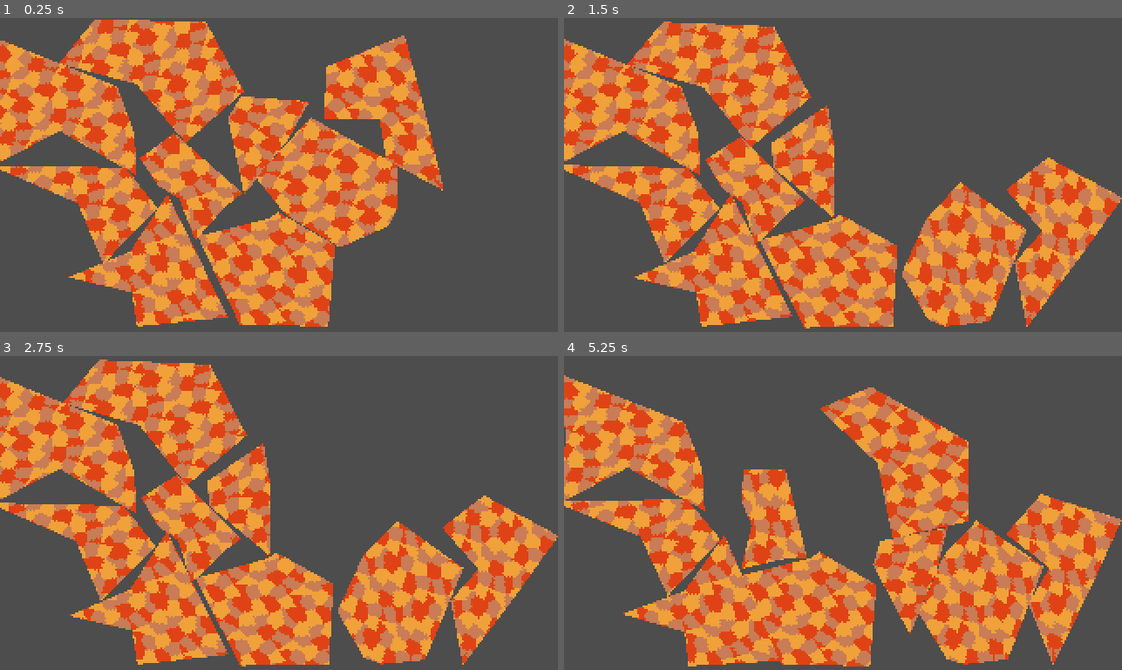
Above: before the commit, frames 1-4 (two rows, left to right).
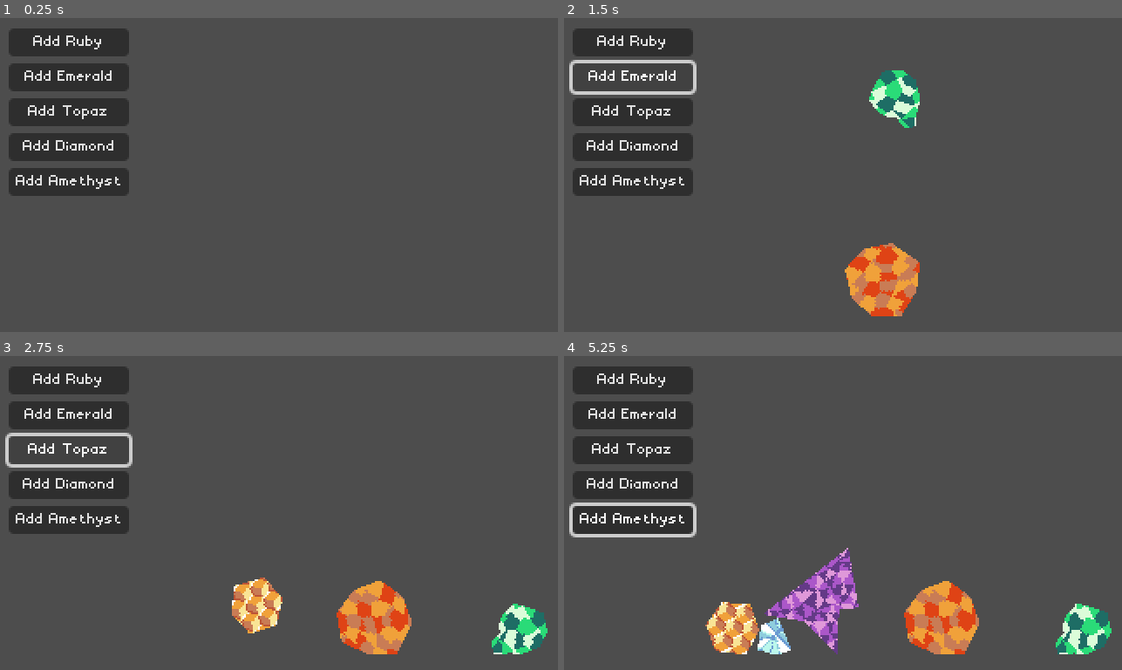
Above: after the commit, the same moments.

Repository: Ninesliced/ludumdare-57
Game: Godot game, scene res://scenes/cooking/cooking_interface.tscn
The game is run twice, just before and just after one commit, with the same random seed, the same clock (stepped at 60 frames per second) and the same inputs. This scene is started directly instead of the project's main scene. The engine's default icon, where the game draws it, is replaced by a stand-in: a white triangle on a blue panel in a dark square.
Inputs (mouse positions are in pixels of both pictures, inside the frame that each line leads up to):
- Up to frame 1 (0.25 s): no input
- Up to frame 2 (1.5 s): click (630, 43) at 0.5 s, where only the run after the commit has a clickable "Add Ruby"; click (630, 77) at 1.25 s, where only the run after the commit has a clickable "Add Emerald"
- Up to frame 3 (2.75 s): click (66, 450) at 2 s, where only the run after the commit has a clickable "Add Topaz"
- Up to frame 4 (5.25 s): click (630, 484) at 2.75 s, where only the run after the commit has a clickable "Add Diamond"; click (630, 519) at 3.5 s, where only the run after the commit has a clickable "Add Amethyst"; drag from (714, 403) to (898, 443) at 4.27 s; drag from (843, 575) to (815, 575) at 5.02 s

The runs differ from the first frame. In frame 1, 48% of the frame differs, in the area x 0-80%, y 0-99%; in frame 2, 49%; in frame 3, 48%; in frame 4, 50%, in the area x 0-100%, y 3-99%.

Commit message:
Adding different minerals

Diff:
--- /dev/null
+++ b/assets/theme.tres
@@ -0,0 +1,7 @@
+[gd_resource type="Theme" load_steps=2 format=3 uid="uid://dwpcpa2uaps5o"]
+
+[ext_resource type="FontFile" uid="uid://mfhr8m3o8pcp" path="res://assets/fonts/Varnished.ttf" id="1_5x3i2"]
+
+[resource]
+default_font = ExtResource("1_5x3i2")
+default_font_size = 8
--- a/project.godot
+++ b/project.godot
@@ -31,8 +31,8 @@
 
 [global_group]
 
+ingredient=""
 player=""
-ingredient=""
 
 [input]
 
@@ -94,10 +94,6 @@
 2d_physics/layer_2="Burrowable"
 2d_physics/layer_5="Player"
 
-[physics]
-
-2d/solver/solver_iterations=32
-
 [rendering]
 
 textures/canvas_textures/default_texture_filter=0
--- a/scenes/cooking/cooking_interface.gd
+++ b/scenes/cooking/cooking_interface.gd
@@ -2,6 +2,8 @@
 class_name CookingInterface
 
 @onready var mouse_pin = $MouseAttractor
+
+var ingredient_prefab: PackedScene = preload("res://scenes/cooking/ingredient.tscn")
 
 # Called when the node enters the scene tree for the first time.
 func _ready():
@@ -22,3 +24,30 @@
 # Called every frame. 'delta' is the elapsed time since the previous frame.
 func _process(delta):
 	pass
+
+
+func add_ingredient(mineral_type: Ingredient.MineralType):
+	var ingredient: Ingredient = ingredient_prefab.instantiate()
+	ingredient.global_transform.origin = $IngredientSpawnLoc.global_position
+
+	add_child(ingredient)
+
+	ingredient.generate_type(mineral_type)
+	_connect_ingredient(ingredient)
+
+
+
+func _on_add_ruby_pressed():
+	add_ingredient(Ingredient.MineralType.RUBY)
+
+func _on_add_emerald_pressed():
+	add_ingredient(Ingredient.MineralType.EMERALD)
+
+func _on_add_topaz_pressed():
+	add_ingredient(Ingredient.MineralType.TOPAZ)
+
+func _on_add_diamond_pressed():
+	add_ingredient(Ingredient.MineralType.DIAMOND)
+
+func _on_add_amethyst_pressed():
+	add_ingredient(Ingredient.MineralType.AMETHYST)
--- a/scenes/cooking/cooking_interface.tscn
+++ b/scenes/cooking/cooking_interface.tscn
@@ -1,26 +1,31 @@
 [gd_scene load_steps=6 format=3 uid="uid://dx003ew6fg7xm"]
 
-[ext_resource type="PackedScene" uid="uid://bm14q84sjqj0r" path="res://scenes/cooking/ingredient.tscn" id="1_6bwup"]
 [ext_resource type="PackedScene" uid="uid://82om1usnpvey" path="res://scenes/cooking/mouse_attractor.tscn" id="1_rtpj6"]
 [ext_resource type="Script" uid="uid://fu6rqmskchs3" path="res://scenes/cooking/cooking_interface.gd" id="1_vpk3n"]
+[ext_resource type="Theme" uid="uid://dwpcpa2uaps5o" path="res://assets/theme.tres" id="3_vpk3n"]
 
 [sub_resource type="PhysicsMaterial" id="PhysicsMaterial_6bwup"]
 friction = 0.85
 
 [sub_resource type="WorldBoundaryShape2D" id="WorldBoundaryShape2D_vpk3n"]
+distance = 5.99991
 
 [node name="CookingInterface" type="Node2D"]
 script = ExtResource("1_vpk3n")
+
+[node name="IngredientSpawnLoc" type="Marker2D" parent="."]
+position = Vector2(193, 32)
 
 [node name="MouseAttractor" parent="." instance=ExtResource("1_rtpj6")]
 
 [node name="Walls" type="Node2D" parent="."]
 
 [node name="StaticBody2D" type="StaticBody2D" parent="Walls"]
+position = Vector2(161, 176)
 physics_material_override = SubResource("PhysicsMaterial_6bwup")
 
 [node name="CollisionShape2D" type="CollisionShape2D" parent="Walls/StaticBody2D"]
-position = Vector2(160, 177)
+position = Vector2(1, 1)
 shape = SubResource("WorldBoundaryShape2D_vpk3n")
 
 [node name="StaticBody2D4" type="StaticBody2D" parent="Walls"]
@@ -33,7 +38,7 @@
 shape = SubResource("WorldBoundaryShape2D_vpk3n")
 
 [node name="StaticBody2D2" type="StaticBody2D" parent="Walls"]
-position = Vector2(-6, 96)
+position = Vector2(76, 80)
 rotation = 1.57079
 physics_material_override = SubResource("PhysicsMaterial_6bwup")
 
@@ -51,29 +56,41 @@
 rotation = -3.14159
 shape = SubResource("WorldBoundaryShape2D_vpk3n")
 
-[node name="Ingredient" parent="." instance=ExtResource("1_6bwup")]
-position = Vector2(92, 36)
+[node name="VBoxContainer" type="VBoxContainer" parent="."]
+offset_left = 5.0
+offset_top = 6.0
+offset_right = 74.0
+offset_bottom = 102.0
 
-[node name="Ingredient3" parent="." instance=ExtResource("1_6bwup")]
-position = Vector2(161, 121)
+[node name="AddRuby" type="Button" parent="VBoxContainer"]
+layout_mode = 2
+theme = ExtResource("3_vpk3n")
+text = "Add Ruby
+"
 
-[node name="Ingredient4" parent="." instance=ExtResource("1_6bwup")]
-position = Vector2(42, 28)
+[node name="AddEmerald" type="Button" parent="VBoxContainer"]
+layout_mode = 2
+theme = ExtResource("3_vpk3n")
+text = "Add Emerald"
 
-[node name="Ingredient5" parent="." instance=ExtResource("1_6bwup")]
-position = Vector2(142, 51)
+[node name="AddTopaz" type="Button" parent="VBoxContainer"]
+layout_mode = 2
+theme = ExtResource("3_vpk3n")
+text = "Add Topaz"
 
-[node name="Ingredient6" parent="." instance=ExtResource("1_6bwup")]
-position = Vector2(95, 123)
+[node name="AddDiamond" type="Button" parent="VBoxContainer"]
+layout_mode = 2
+theme = ExtResource("3_vpk3n")
+text = "Add Diamond
+"
 
-[node name="Ingredient7" parent="." instance=ExtResource("1_6bwup")]
-position = Vector2(173, 77)
+[node name="AddAmethyst" type="Button" parent="VBoxContainer"]
+layout_mode = 2
+theme = ExtResource("3_vpk3n")
+text = "Add Amethyst"
 
-[node name="Ingredient8" parent="." instance=ExtResource("1_6bwup")]
-position = Vector2(49, 63)
-
-[node name="Ingredient9" parent="." instance=ExtResource("1_6bwup")]
-position = Vector2(106, 78)
-
-[node name="Ingredient2" parent="." instance=ExtResource("1_6bwup")]
-position = Vector2(206, 49)
+[connection signal="pressed" from="VBoxContainer/AddRuby" to="." method="_on_add_ruby_pressed"]
+[connection signal="pressed" from="VBoxContainer/AddEmerald" to="." method="_on_add_emerald_pressed"]
+[connection signal="pressed" from="VBoxContainer/AddTopaz" to="." method="_on_add_topaz_pressed"]
+[connection signal="pressed" from="VBoxContainer/AddDiamond" to="." method="_on_add_diamond_pressed"]
+[connection signal="pressed" from="VBoxContainer/AddAmethyst" to="." method="_on_add_amethyst_pressed"]
--- a/scenes/cooking/ingredient.gd
+++ b/scenes/cooking/ingredient.gd
@@ -4,13 +4,25 @@
 signal start_drag(ingredient: Node2D)
 signal end_drag(ingredient: Node2D)
 
+enum MineralType {
+	RUBY,
+	EMERALD,
+	TOPAZ,
+	DIAMOND,
+	AMETHYST
+}
+
 @export var drag_spring_force := 30000
+@export var texture: Texture2D:
+	set(value):
+		texture = value
+		$Polygon2D.texture = value
 
 @export_category("Polygon")
 @export var min_angle_step := TAU*0.05
 @export var max_angle_step := TAU*0.2
 @export var min_radius := 10
-@export var max_radius := 60
+@export var max_radius := 30
 
 @onready var polygon: Polygon2D = $Polygon2D
 @onready var collision_shape: CollisionPolygon2D = $CollisionPolygon2D
@@ -20,8 +32,15 @@
 
 var _rng = RandomNumberGenerator.new()
 
+var texture_ruby = preload("res://assets/images/textures/ruby_texture.png")
+var texture_emerald = preload("res://assets/images/textures/emerald_texture.png")
+var texture_topaz = preload("res://assets/images/textures/topaz_texture.png")
+var texture_diamond = preload("res://assets/images/textures/diamond_texture.png")
+var texture_amethyst = preload("res://assets/images/textures/amethyst_texture.png")
+
 func _ready():
-	_generate_shape()
+	if texture:
+		$Polygon2D.texture = texture
 
 func _process(delta):
 	pass
@@ -31,7 +50,7 @@
 
 	var angles = []
 	var angle = 0
-	while angle <= TAU - min_angle_step - max_angle_step:
+	while angle <= TAU - max_angle_step:
 		angles.append(angle)
 
 		var step = _rng.randf_range(min_angle_step, max_angle_step)
@@ -65,9 +84,10 @@
 
 
 func _physics_process(delta):
-	if dragged:
-		var force = get_global_mouse_position() + drag_offset - global_transform.origin
-		apply_central_force(drag_spring_force * force * delta)
+	pass
+	# if dragged:
+	# 	var force = get_global_mouse_position() + drag_offset - global_transform.origin
+	# 	apply_central_force(drag_spring_force * force * delta)
 
 
 func _on_input_event(viewport:Node, event:InputEvent, shape_idx:int):
@@ -88,3 +108,41 @@
 func _on_end_drag():
 	dragged = false
 	# freeze = false
+
+func generate_type(mineral_type: MineralType):
+	if mineral_type == MineralType.RUBY:
+		texture = texture_ruby
+		min_angle_step = TAU/8 - 0.03
+		max_angle_step = TAU/8 - 0.01
+		min_radius = 20
+		max_radius = 24
+
+	if mineral_type == MineralType.EMERALD:
+		texture = texture_emerald
+		min_angle_step = TAU*0.05
+		max_angle_step = TAU*0.1
+		min_radius = 10
+		max_radius = 20
+
+	if mineral_type == MineralType.TOPAZ:
+		texture = texture_topaz
+		min_angle_step = TAU/6-0.01
+		max_angle_step = TAU/6-0.01
+		min_radius = 15
+		max_radius = 17
+
+	if mineral_type == MineralType.DIAMOND:
+		texture = texture_diamond
+		min_angle_step = TAU*0.02
+		max_angle_step = TAU*0.2
+		min_radius = 10
+		max_radius = 15
+
+	if mineral_type == MineralType.AMETHYST:
+		texture = texture_amethyst
+		min_angle_step = TAU*0.01
+		max_angle_step = TAU*0.2
+		min_radius = 10
+		max_radius = 40
+
+	_generate_shape()
Binary file added: assets/fonts/Varnished.ttf
Not shown, added: assets/fonts/Varnished.ttf.import
Binary file added: assets/images/textures/amethyst_texture.aseprite
Binary file added: assets/images/textures/amethyst_texture.png
Not shown, added: assets/images/textures/amethyst_texture.png.import
Binary file added: assets/images/textures/diamond_texture.aseprite
Binary file added: assets/images/textures/diamond_texture.png
Not shown, added: assets/images/textures/diamond_texture.png.import
Binary file added: assets/images/textures/emerald_texture.aseprite
Binary file added: assets/images/textures/emerald_texture.png
Not shown, added: assets/images/textures/emerald_texture.png.import
Binary file added: assets/images/textures/topaz_texture.png
(and 1 more such lines)
